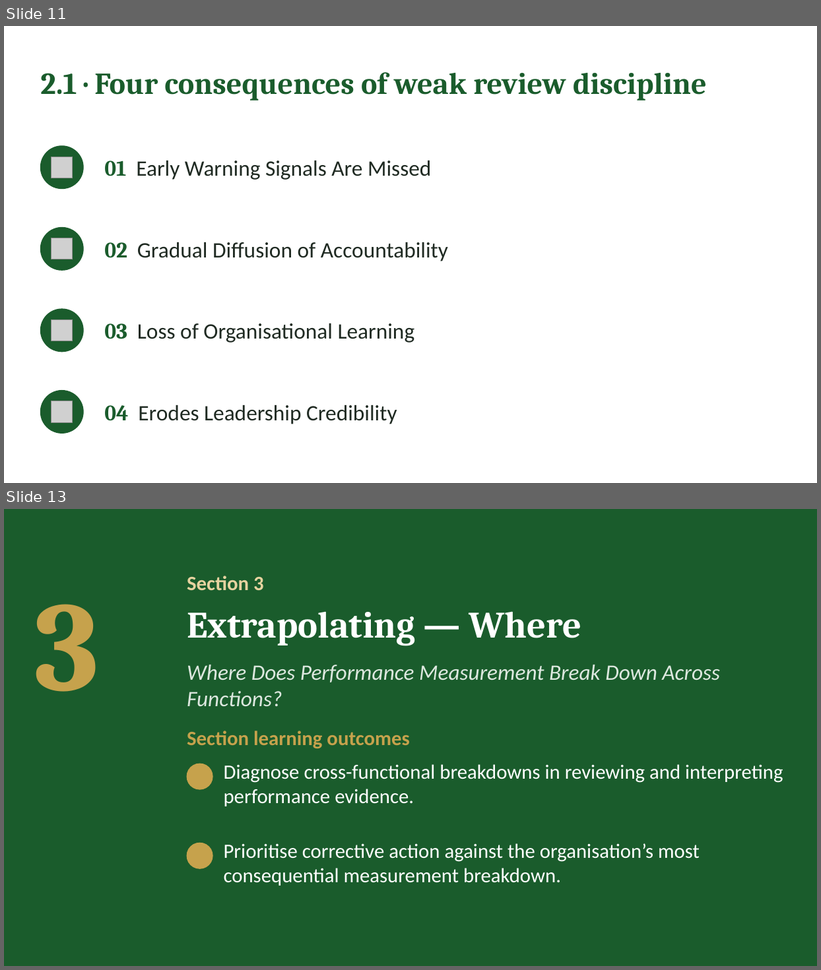
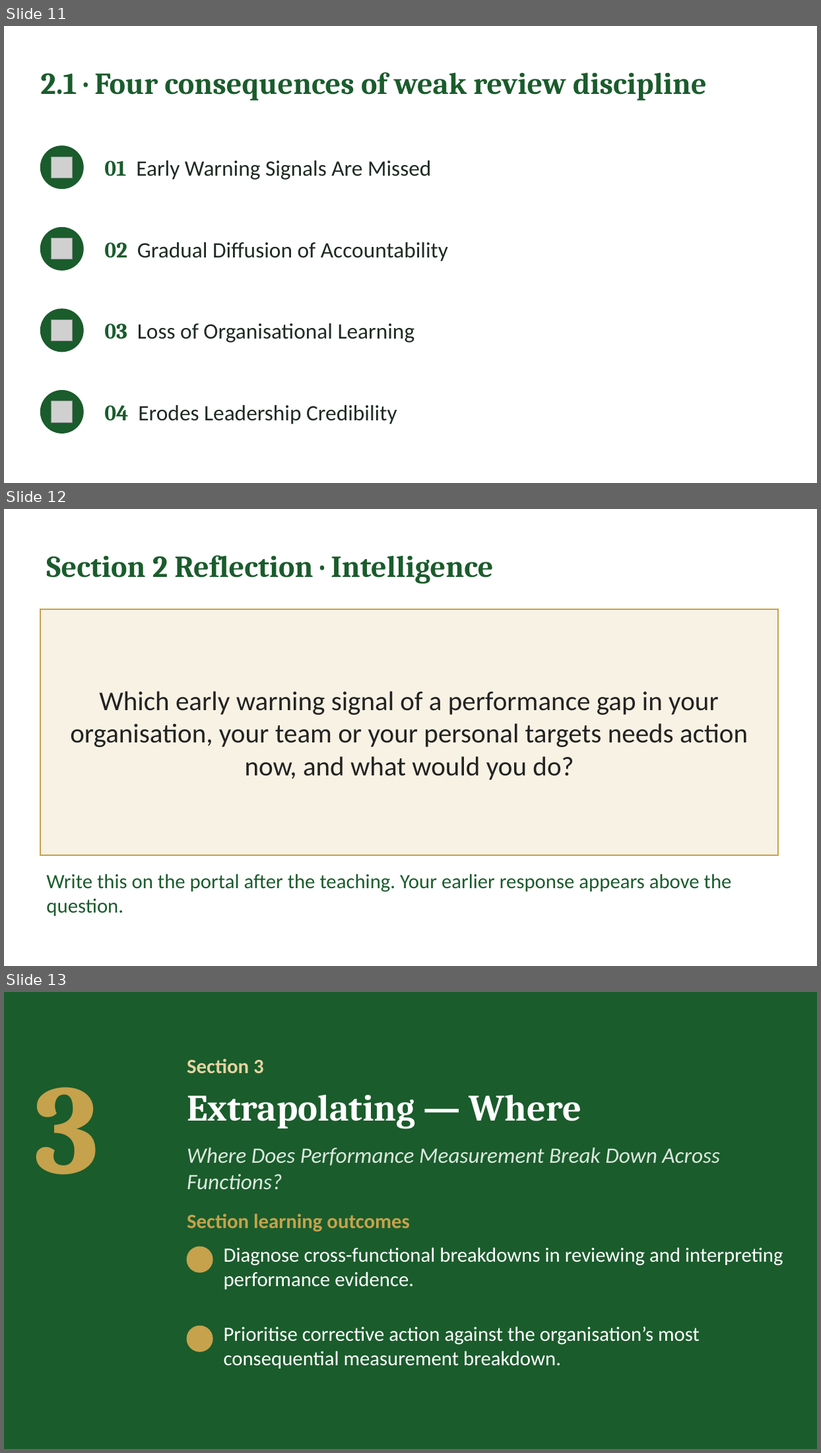
Before and after one commit to IBSL26/ibsl-platform, a slide deck: Unit decks/Unit 08 - Performance Measurement.pptx. Shown one above the other, each under a label of ours: slides 11 and 13 before the commit, slides 11, 12 and 13 after it; the slides between them are not shown. The pictures are 821x970 and 821x1453 pixels, drawn with LibreOffice and Linux fonts; fonts in the diff are those of the drawing; grey boxes stand for pictures; background and template pictures are left out. Boxes give left, top, right and bottom in pixels: in the first picture for what was removed or moved away, otherwise in the second. Text is boxed around its words. In the diff, an @@ line names an element or a change of style, - is before the commit and + after.

```diff
--- a/Unit decks/Unit 08 - Performance Measurement.pptx
+++ b/Unit decks/Unit 08 - Performance Measurement.pptx
@@ slide 12 added at [4, 509, 817, 966], background #FFFFFF @@
@@ text added at [46, 555, 493, 584], 36 pt, text #1A5C2C, bold @@
+Section 2 Reflection · Intelligence
@@ rectangle added at [40, 609, 779, 856], fill #F7F2E4, outline #C6A24C 1.5 pt, 32 pt, text #222222 @@
+Which early warning signal of a performance gap in your organisation, your team or your personal targets needs action now, and what would you do?
@@ text added at [46, 874, 732, 916], 24 pt, text #1A5C2C @@
+Write this on the portal after the teaching. Your earlier response appears above the question.
```
Also in this commit, not shown: 1 slide changed, 4 other slides added, 4 slides removed, 10 other files.
